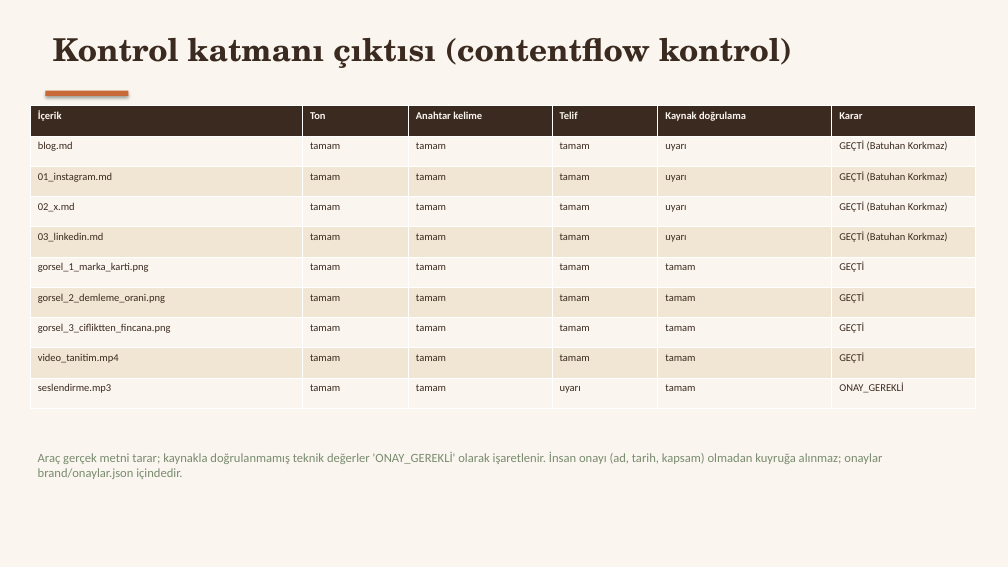
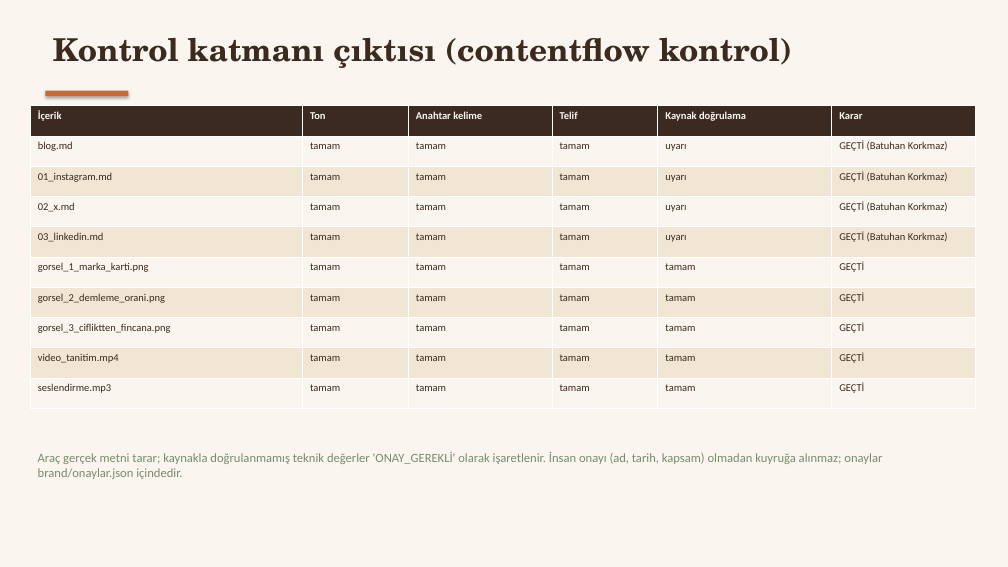
Before and after one commit to b4tukk/contentflow-kivam-kahve, a slide deck: slide 14 of deliverables/ContentFlow_Kivam_Kahve_Teslim_Sunumu.pptx. Drawn at 1008x567 pixels with LibreOffice and Linux fonts; fonts in the diff are those of the drawing. Boxes give left, top, right and bottom in pixels: in the first picture for what was removed or moved away, otherwise in the second. Text is boxed around its words. In the diff, an @@ line names an element or a change of style, - is before the commit and + after.

```diff
--- a/deliverables/ContentFlow_Kivam_Kahve_Teslim_Sunumu.pptx
+++ b/deliverables/ContentFlow_Kivam_Kahve_Teslim_Sunumu.pptx
@@ table at bbox=[30, 106, 975, 408] @@
-row 10, column 4: uyarı
+row 10, column 4: tamam
-row 10, column 6: ONAY_GEREKLİ
+row 10, column 6: GEÇTİ
```
Also in this commit, not shown: 3 other slides changed, 50 other files.
